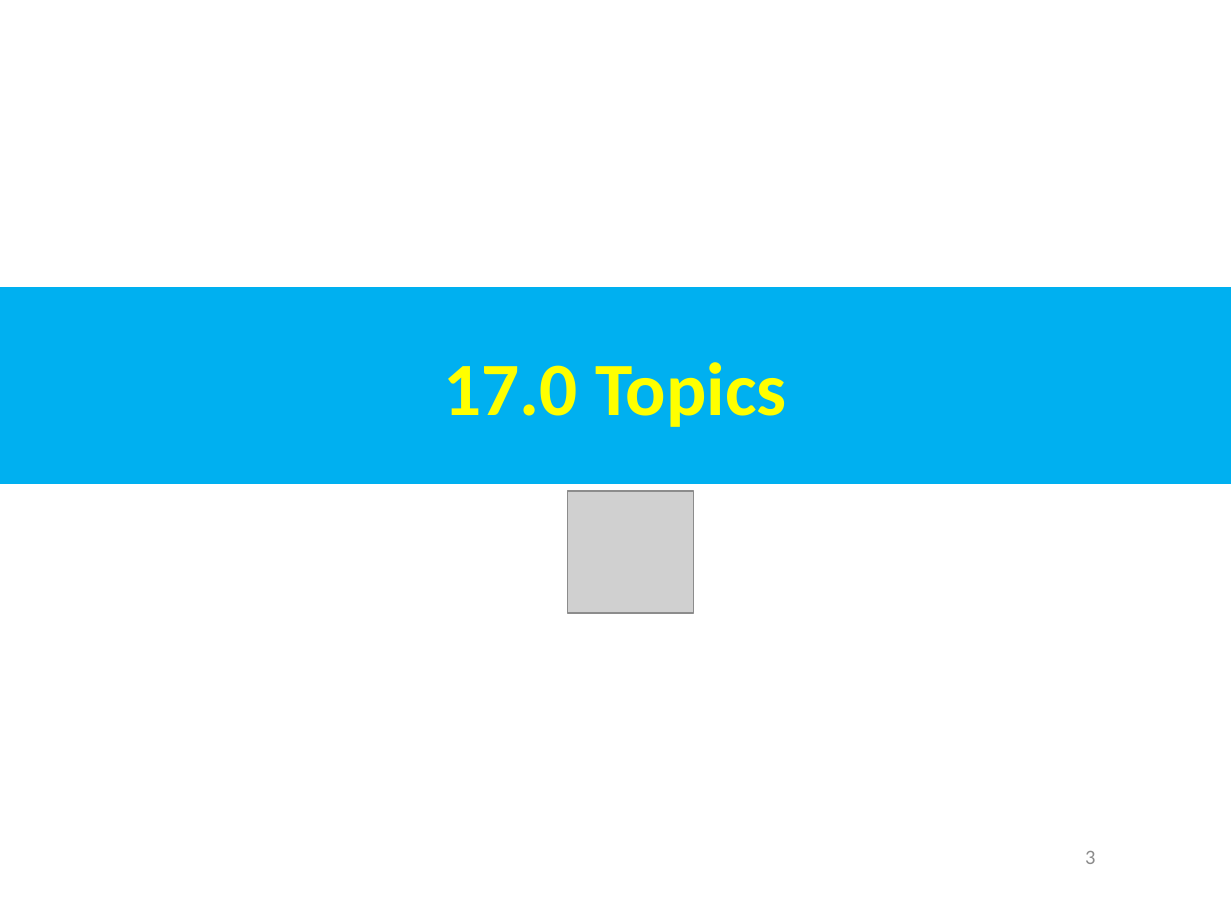
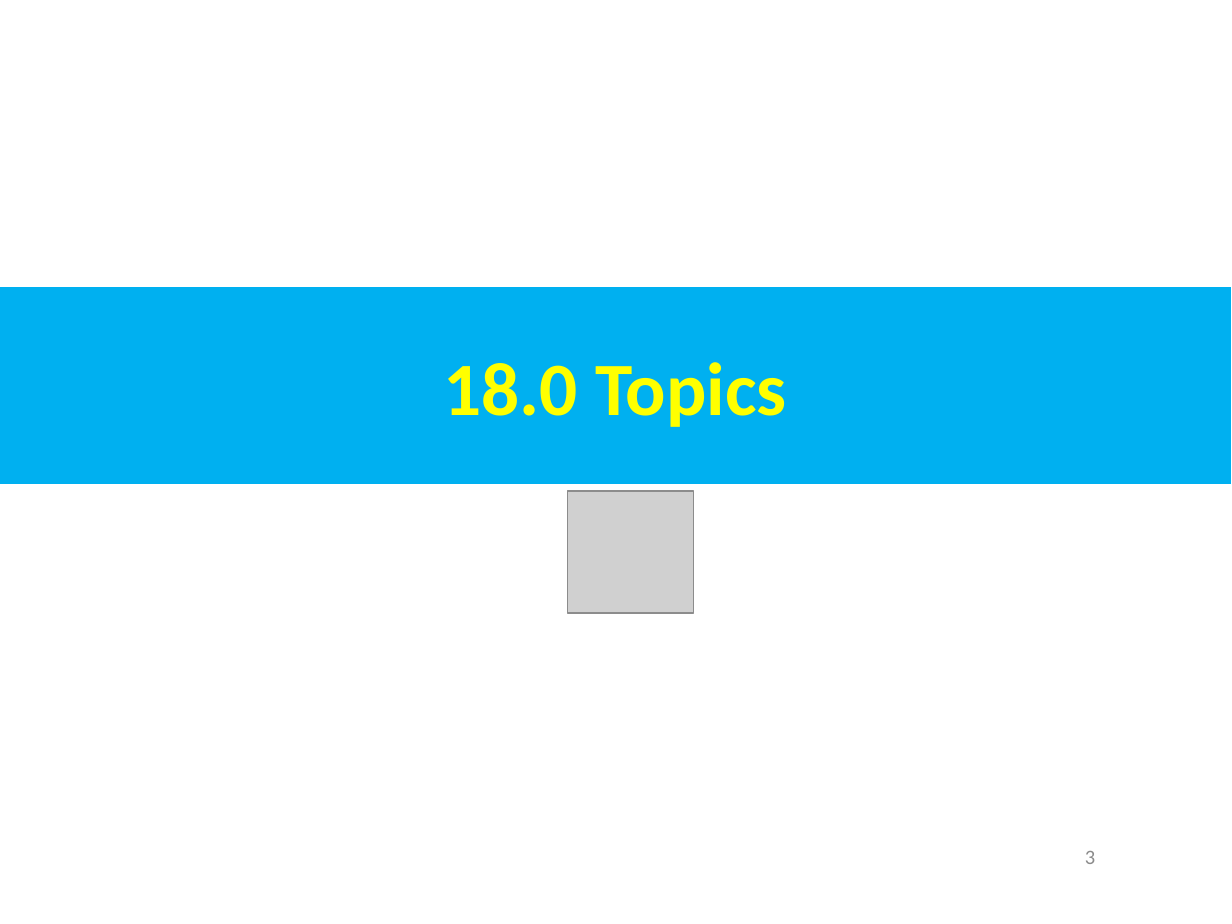
Before and after one commit to peterhchen/AIU_CS850_Gem5_McPAT, a slide deck: slide 3 of 050_Gem5/018.Debug/000_Video/018.Debug.ppt. Drawn at 1232x924 pixels with LibreOffice and Linux fonts; fonts in the diff are those of the drawing; grey boxes stand for pictures. Boxes give left, top, right and bottom in pixels: in the first picture for what was removed or moved away, otherwise in the second. Text is boxed around its words. In the diff, an @@ line names an element or a change of style, - is before the commit and + after.

```diff
--- a/050_Gem5/018.Debug/000_Video/018.Debug.ppt
+++ b/050_Gem5/018.Debug/000_Video/018.Debug.ppt
@@ text in rectangle at (444, 362, 786, 427): text changed @@
-17.0 Topics
+18.0 Topics
```
Also in this commit, not shown: 25 other slides changed.
